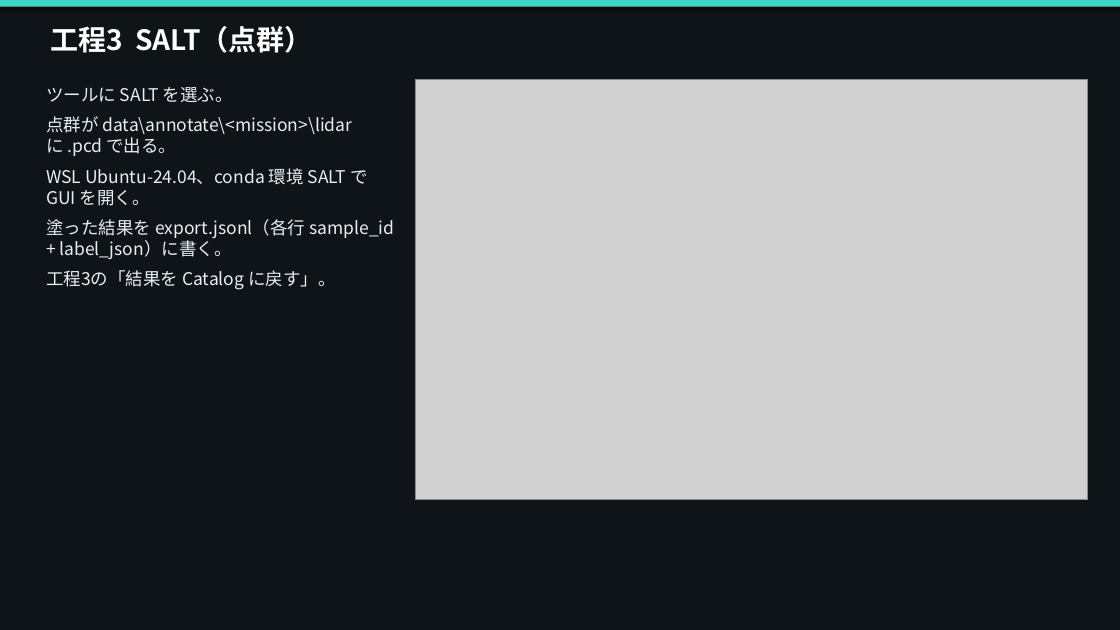
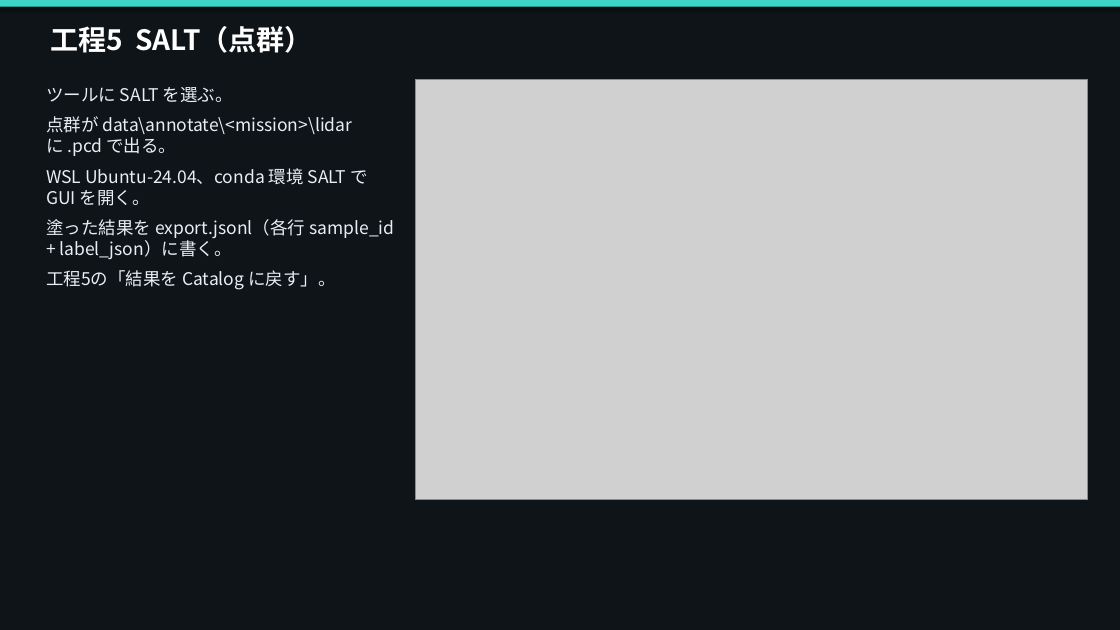
Before and after one commit to xeno1983/MLOPs_DEV, a slide deck: slide 14 of docs/procedure/UGV_MLOps_データ取込からデプロイ手順.pptx (slide 12 before the commit). Drawn at 1120x630 pixels with LibreOffice and Linux fonts; fonts in the diff are those of the drawing; grey boxes stand for pictures. Boxes give left, top, right and bottom in pixels: in the first picture for what was removed or moved away, otherwise in the second. Text is boxed around its words. In the diff, an @@ line names an element or a change of style, - is before the commit and + after.

```diff
--- a/docs/procedure/UGV_MLOps_データ取込からデプロイ手順.pptx
+++ b/docs/procedure/UGV_MLOps_データ取込からデプロイ手順.pptx
@@ text at <box>50,26,312,53</box>: text changed @@
-工程3 SALT（点群）
+工程5 SALT（点群）
@@ text at <box>46,270,335,290</box>: text changed @@
-工程3の「結果を Catalog に戻す」。
+工程5の「結果を Catalog に戻す」。
```
Also in this commit, not shown: 15 other slides changed, 3 slides added, 1 slide removed, 40 other files.
